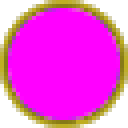
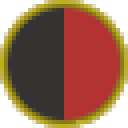
Revision of a layered 128 x 128 image; what changed, layer by layer:
painted on "flag" over 8, 8, 120, 120
